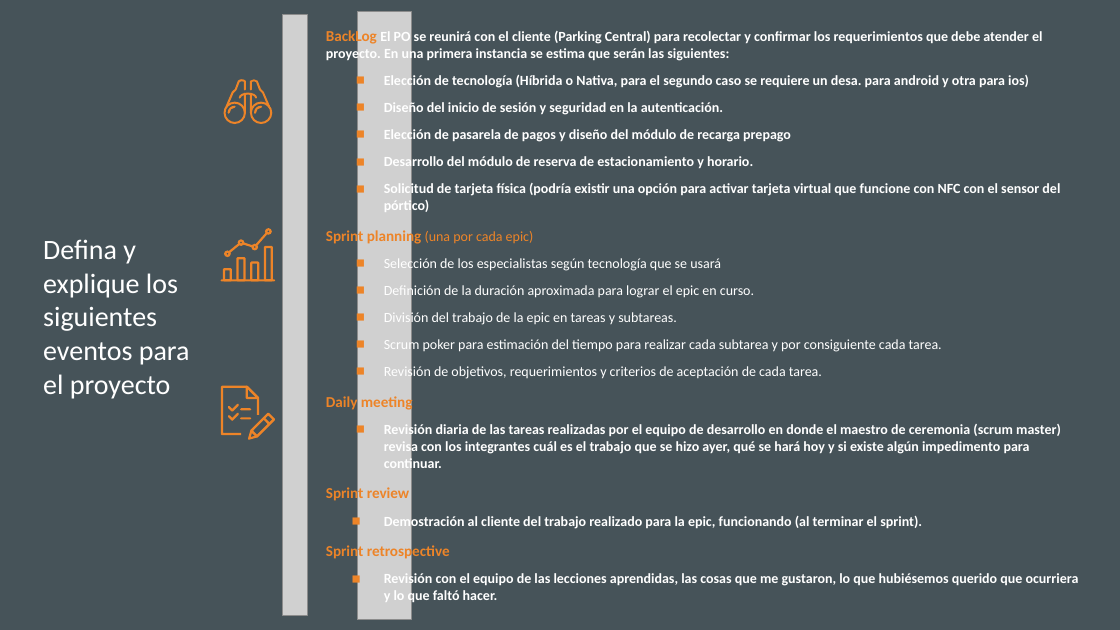
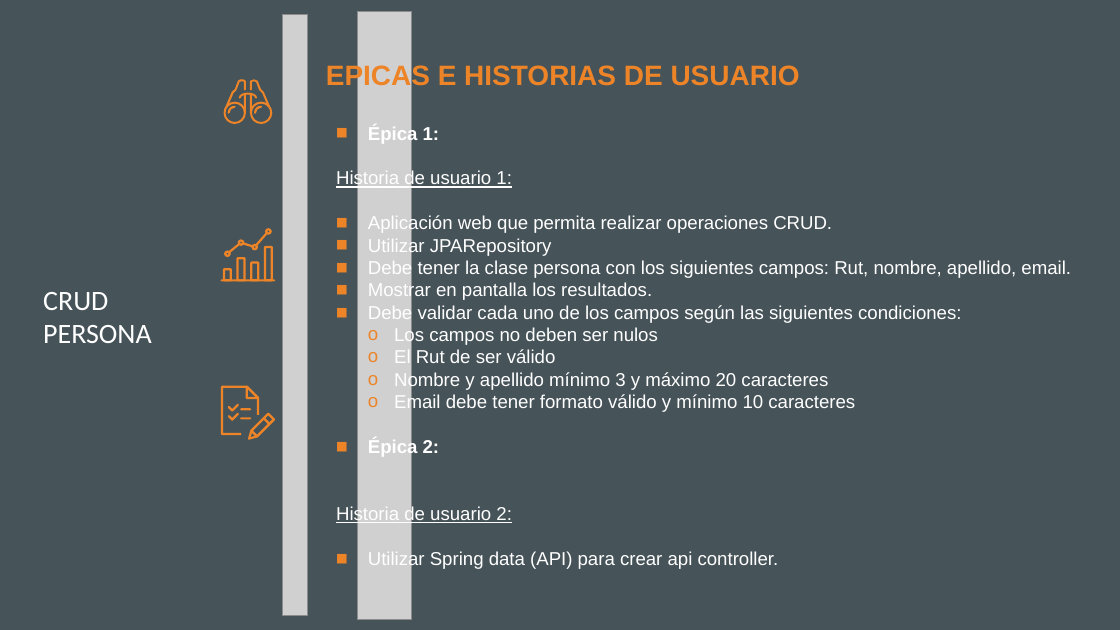
Before and after one commit to DanSotoC/actividad_crud, a slide deck: slide 2 of Actividad Formativa.pptx. Drawn at 1120x630 pixels with LibreOffice and Linux fonts; fonts in the diff are those of the drawing; grey boxes stand for pictures. Boxes give left, top, right and bottom in pixels: in the first picture for what was removed or moved away, otherwise in the second. Text is boxed around its words. In the diff, an @@ line names an element or a change of style, - is before the commit and + after.

```diff
--- a/Actividad Formativa.pptx
+++ b/Actividad Formativa.pptx
@@ text at [326,64,1071,570]: text changed; size 12 to 16 pt; font Calibri to Arial; bold off @@
-BackLog El PO se reunirá con el cliente (Parking Central) para recolectar y confirmar los requerimientos que debe atender el proyecto. En una primera instancia se estima que serán las siguientes:
-  ◼ Elección de tecnología (Híbrida o Nativa, para el segundo caso se requiere un desa. para android y otra para ios)
-  ◼ Diseño del inicio de sesión y seguridad en la autenticación.
-  ◼ Elección de pasarela de pagos y diseño del módulo de recarga prepago
-  ◼ Desarrollo del módulo de reserva de estacionamiento y horario.
-  ◼ Solicitud de tarjeta física (podría existir una opción para activar tarjeta virtual que funcione con NFC con el sensor del pórtico)
-Sprint planning (una por cada epic)
-  ◼ Selección de los especialistas según tecnología que se usará
-  ◼ Definición de la duración aproximada para lograr el epic en curso.
-  ◼ División del trabajo de la epic en tareas y subtareas.
-  ◼ Scrum poker para estimación del tiempo para realizar cada subtarea y por consiguiente cada tarea.
-  ◼ Revisión de objetivos, requerimientos y criterios de aceptación de cada tarea.
-Daily meeting
-  ◼ Revisión diaria de las tareas realizadas por el equipo de desarrollo en donde el maestro de ceremonia (scrum master) revisa con los integrantes cuál es el trabajo que se hizo ayer, qué se hará hoy y si existe algún impedimento para continuar.
-Sprint review
-    ◼ Demostración al cliente del trabajo realizado para la epic, funcionando (al terminar el sprint).
-Sprint retrospective
-    ◼ Revisión con el equipo de las lecciones aprendidas, las cosas que me gustaron, lo que hubiésemos querido que ocurriera y lo que faltó hacer.
+EPICAS E HISTORIAS DE USUARIO
+◼ Épica 1:
+Historia de usuario 1:
+◼ Aplicación web que permita realizar operaciones CRUD.
+◼ Utilizar JPARepository
+◼ Debe tener la clase persona con los siguientes campos: Rut, nombre, apellido, email.
+◼ Mostrar en pantalla los resultados.
+◼ Debe validar cada uno de los campos según las siguientes condiciones:
+  o Los campos no deben ser nulos
+  o El Rut de ser válido
+  o Nombre y apellido mínimo 3 y máximo 20 caracteres
+  o Email debe tener formato válido y mínimo 10 caracteres
+◼ Épica 2:
+Historia de usuario 2:
+◼ Utilizar Spring data (API) para crear api controller.
@@ title at [43,292,152,343]: text changed @@
-Defina y explique los siguientes eventos para el proyecto
+CRUD PERSONA
```
Also in this commit, not shown: 3 other slides changed, 3 slides added, 1 slide removed.
